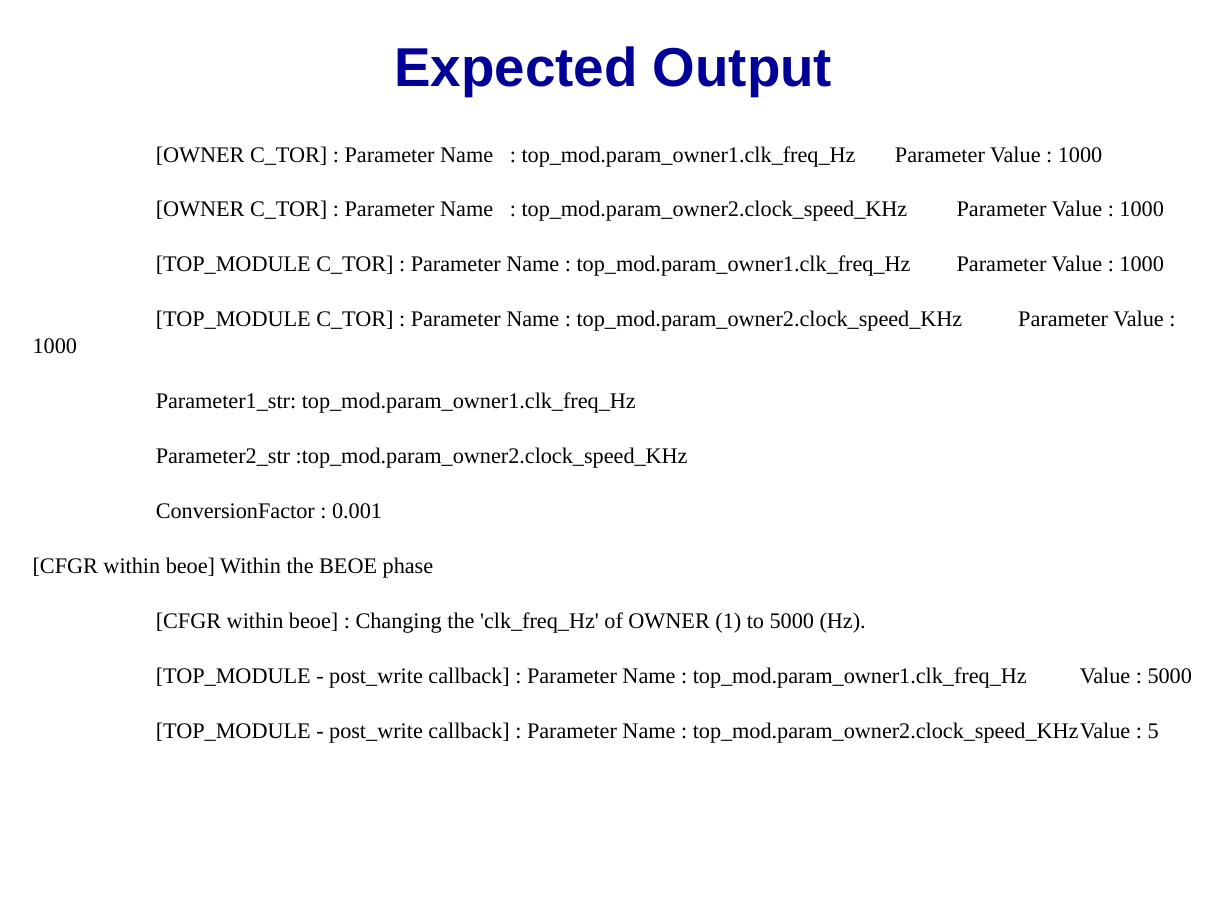
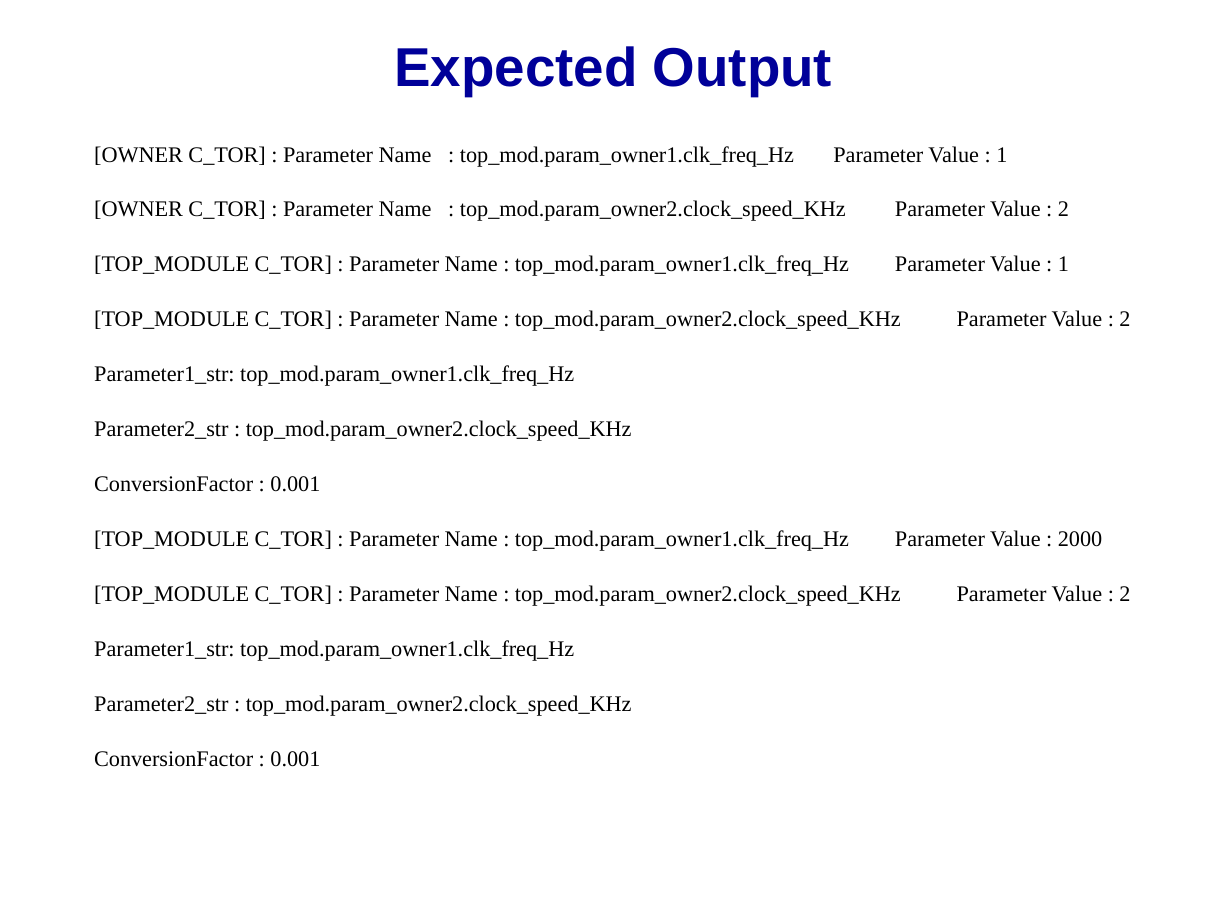
Before and after one commit to accellera-official/cci, a slide deck: slide 9 of examples/ex12_Indirectly_Associating_Parameters/docs/ex12_Indirectly_Associating_Parameters.ppt. Drawn at 1232x924 pixels with LibreOffice and Linux fonts; fonts in the diff are those of the drawing; background and template pictures are left out. Boxes give left, top, right and bottom in pixels: in the first picture for what was removed or moved away, otherwise in the second. Text is boxed around its words. In the diff, an @@ line names an element or a change of style, - is before the commit and + after.

```diff
--- a/examples/ex12_Indirectly_Associating_Parameters/docs/ex12_Indirectly_Associating_Parameters.ppt
+++ b/examples/ex12_Indirectly_Associating_Parameters/docs/ex12_Indirectly_Associating_Parameters.ppt
@@ text in free at (94,146,1130,331): text changed @@
-[OWNER C_TOR] : Parameter Name : top_mod.param_owner1.clk_freq_Hz Parameter Value : 1000
-[OWNER C_TOR] : Parameter Name : top_mod.param_owner2.clock_speed_KHz Parameter Value : 1000
-[TOP_MODULE C_TOR] : Parameter Name : top_mod.param_owner1.clk_freq_Hz Parameter Value : 1000
-[TOP_MODULE C_TOR] : Parameter Name : top_mod.param_owner2.clock_speed_KHz Parameter Value : 1000
+[OWNER C_TOR] : Parameter Name : top_mod.param_owner1.clk_freq_Hz Parameter Value : 1
+[OWNER C_TOR] : Parameter Name : top_mod.param_owner2.clock_speed_KHz Parameter Value : 2
+[TOP_MODULE C_TOR] : Parameter Name : top_mod.param_owner1.clk_freq_Hz Parameter Value : 1
+[TOP_MODULE C_TOR] : Parameter Name : top_mod.param_owner2.clock_speed_KHz Parameter Value : 2
@@ text in free at (94,420,632,441): spaces changed @@
-Parameter2_str :top_mod.param_owner2.clock_speed_KHz
+Parameter2_str : top_mod.param_owner2.clock_speed_KHz
@@ text in free at (94,530,1102,767): text changed @@
-[CFGR within beoe] Within the BEOE phase
-[CFGR within beoe] : Changing the 'clk_freq_Hz' of OWNER (1) to 5000 (Hz).
-[TOP_MODULE - post_write callback] : Parameter Name : top_mod.param_owner1.clk_freq_Hz Value : 5000
-[TOP_MODULE - post_write callback] : Parameter Name : top_mod.param_owner2.clock_speed_KHz Value : 5
+[TOP_MODULE C_TOR] : Parameter Name : top_mod.param_owner1.clk_freq_Hz Parameter Value : 2000
+[TOP_MODULE C_TOR] : Parameter Name : top_mod.param_owner2.clock_speed_KHz Parameter Value : 2
+Parameter1_str: top_mod.param_owner1.clk_freq_Hz
+Parameter2_str : top_mod.param_owner2.clock_speed_KHz
+ConversionFactor : 0.001
```
Also in this commit, not shown: 7 other slides changed, 33 other files.
